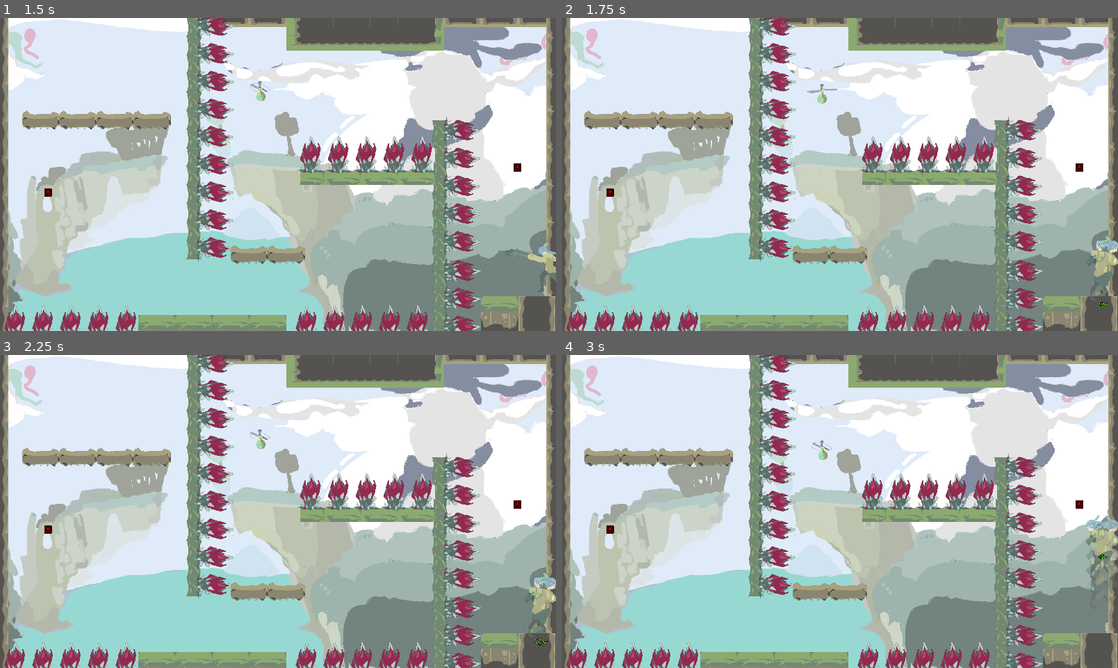
Above: before the commit, frames 1-4 (two rows, left to right).
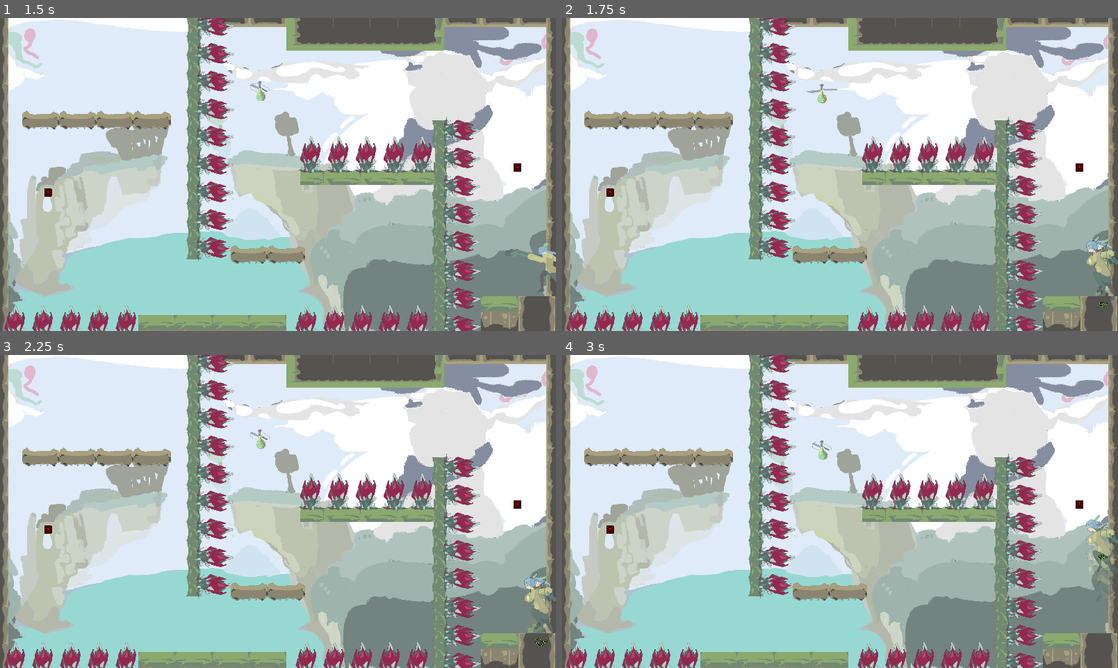
Above: after the commit, the same moments.

Repository: carterw11/lojam2023
Game: Godot game, scene res://Levels/Level11.tscn
The game is run twice, just before and just after one commit, with the same random seed, the same clock (stepped at 60 frames per second) and the same inputs. This scene is started directly instead of the project's main scene. The engine's default icon, where the game draws it, is replaced by a stand-in: a white triangle on a blue panel in a dark square.
Inputs (mouse positions are in pixels of both pictures, inside the frame that each line leads up to):
- Up to frame 1 (1.5 s): move the mouse to (400, 158) at 0.52 s; hold D (right) 0.53-1.28 s; tap Shift (dash) at 0.6 s; tap Space (jump) at 0.77 s; move the mouse to (166, 190) at 1.27 s; hold S (down) from 1.28 s (still down); click (166, 190) at 1.35 s
- Up to frame 2 (1.75 s): keep holding S (down); tap Space (jump) at 1.52 s; tap Shift (dash) at 1.55 s
- Up to frame 3 (2.25 s): move the mouse to (333, 442) at 2.02 s; release S (down) at 2.03 s; hold D (right) from 2.03 s (still down); tap Shift (dash) at 2.1 s
- Up to frame 4 (3 s): move the mouse to (812, 574) at 2.77 s; release D (right) at 2.78 s; hold W (up) from 2.78 s (still down); tap Shift (dash) at 2.85 s

Frame 1 is identical in both runs. In frame 2, 0.4% of the frame differs, in the area x 94-100%, y 69-91%; in frame 3, 0.4%; in frame 4, 0.5%, in the area x 94-100%, y 51-82%.

Commit message:
Fixed dash particles

Diff:
--- a/Particles/TrailEffect.gd
+++ b/Particles/TrailEffect.gd
@@ -1,9 +1,6 @@
 extends GPUParticles2D
 
 @onready var timer = $LifetimeTimer
-
-func _ready():
-	self.emitting = true
 
 func _process(_delta):
 	if(!emitting):
--- a/Particles/dash_particles.gd
+++ b/Particles/dash_particles.gd
@@ -1,9 +1,7 @@
 extends Node2D
 
 @onready var trailParticles = $TrailEffect
-
-func _ready():
-	trailParticles.emitting = true
+@onready var flippedTrailParticles = $TrailEffectFlipped
 
 func _process(_delta):
 	if(get_child_count() == 0):
--- a/Particles/dash_particles.tscn
+++ b/Particles/dash_particles.tscn
@@ -1,8 +1,9 @@
-[gd_scene load_steps=8 format=3 uid="uid://j6eyepvctgku"]
+[gd_scene load_steps=9 format=3 uid="uid://j6eyepvctgku"]
 
 [ext_resource type="Script" path="res://Particles/dash_particles.gd" id="1_t0o61"]
 [ext_resource type="Texture2D" uid="uid://1d4xl1l8wyhp" path="res://Images/Assets/Character/Running/Running7.png" id="2_6t11x"]
 [ext_resource type="Script" path="res://Particles/TrailEffect.gd" id="3_35nvx"]
+[ext_resource type="Texture2D" uid="uid://n5m4tied4rkn" path="res://Images/Assets/Character/Running/Running7Flipped.png" id="4_3bkbi"]
 
 [sub_resource type="CanvasItemMaterial" id="CanvasItemMaterial_ijkdg"]
 
@@ -36,4 +37,17 @@
 
 [node name="LifetimeTimer" type="Timer" parent="TrailEffect"]
 
+[node name="TrailEffectFlipped" type="GPUParticles2D" parent="."]
+material = SubResource("CanvasItemMaterial_ijkdg")
+emitting = false
+amount = 10
+process_material = SubResource("ParticleProcessMaterial_yte64")
+texture = ExtResource("4_3bkbi")
+lifetime = 0.2
+one_shot = true
+script = ExtResource("3_35nvx")
+
+[node name="LifetimeTimer" type="Timer" parent="TrailEffectFlipped"]
+
 [connection signal="timeout" from="TrailEffect/LifetimeTimer" to="TrailEffect" method="_on_lifetime_timer_timeout"]
+[connection signal="timeout" from="TrailEffectFlipped/LifetimeTimer" to="TrailEffectFlipped" method="_on_lifetime_timer_timeout"]
--- a/Player/player.gd
+++ b/Player/player.gd
@@ -171,8 +171,10 @@
 			velocity = dashSpeed * Vector2(faceDirection,0.0)
 		var particle = dashParticles.instantiate()
 		add_child(particle)
-		if(velocity.x < 0):
-			particle.trailParticles.scale = Vector2(-1,1)
+		if(faceDirection > 0):
+			particle.trailParticles.emitting = true
+		else:
+			particle.flippedTrailParticles.emitting = true
 		particle = leafParticles.instantiate()
 		add_child(particle)
 		particle.rotation_degrees = 90 + (180/PI) * atan2(inputDirection.y,inputDirection.x)
Binary file added: Images/Assets/Character/Running/Running7Flipped.png
Not shown, added: Images/Assets/Character/Running/Running7Flipped.png.import
